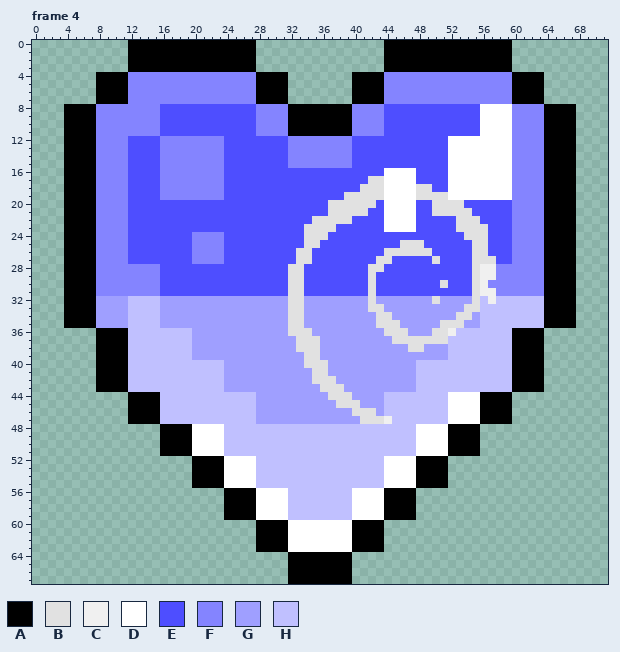
Pixel-art file: Template (28 frames).aseprite. The first picture shows the starting point.
72x68 pixels, 28 frames. Colours within 5 levels of each other are drawn and written as one. Shown: frame 4. The commit also changed other frames, which this record leaves out.
Visible layers, top first: "Base/Shine", "Base/Light" opacity 29%, "Base/Shadow" opacity 4% colour burn, "Base/Outline", "Other Icons/Linux Distros/Debian", "Horizontal Stripes/2 Stripes", "Horizontal Stripes/6 Stripes", "Horizontal Stripes/9 Stripes", "Diagonal Stripes/3 Stripes Left", "Diagonal Stripes/3 Stripes Right".
Palette (. is transparent): A #000000  B #e1e1e1  C #f0f0f0  D #ffffff  E #4e4eff  F #8484ff  G #9f9fff  H #c0c0ff
Pixels before, frame 4 (only the part around the change), first column x 26:
 2 AA................AAAAAAAAAAAAAAAA............
 3 AA................AAAAAAAAAAAAAAAA............
 4 FFAAAA........AAAAFFFFFFFFFFFFFFFFAAAA........
 5 FFAAAA........AAAAFFFFFFFFFFFFFFFFAAAA........
 6 FFAAAA........AAAAFFFFFFFFFFFFFFFFAAAA........
 7 FFAAAA........AAAAFFFFFFFFFFFFFFFFAAAA........
 8 EEFFFFAAAAAAAAFFFFEEEEEEEEEEEEDDDDFFFFAAAA....
 9 EEFFFFAAAAAAAAFFFFEEEEEEEEEEEEDDDDFFFFAAAA....
10 EEFFFFAAAAAAAAFFFFEEEEEEEEEEEEDDDDFFFFAAAA....
11 EEFFFFAAAAAAAAFFFFEEEEEEEEEEEEDDDDFFFFAAAA....
12 EEEEEEFFFFFFFFEEEEEEEEEEEEDDDDDDDDFFFFAAAA....
13 EEEEEEFFFFFFFFEEEEEEEEEEEEDDDDDDDDFFFFAAAA....
14 EEEEEEFFFFFFFFEEEEEEEEEEEEDDDDDDDDFFFFAAAA....
15 EEEEEEFFFFFFFFEEEEEEEEEEEEDDDDDDDDFFFFAAAA....
16 EEEEEEEEEEEEEEEEEEDDDDEEEEDDDDDDDDFFFFAAAA....
17 EEEEEEEEEEEEEEEEBBDDDDEEEEDDDDDDDDFFFFAAAA....
18 EEEEEEEEEEEEEEEBBBDDDDBBEEDDDDDDDDFFFFAAAA....
19 EEEEEEEEEEEEEBBBBBDDDDBBBBDDDDDDDDFFFFAAAA....
20 EEEEEEEEEEEBBBBBBEDDDDEEBBBBEEEEEEFFFFAAAA....
21 EEEEEEEEEEEBBBBBEEDDDDEEBBBBBEEEEEFFFFAAAA....
22 EEEEEEEEEBBBBBEEEEDDDDEEEEEBBBEEEEFFFFAAAA....
23 EEEEEEEEBBBBEEEEEEDDDDEEEEEBBBBEEEFFFFAAAA....
24 EEEEEEEEBBBEEEEEEEEEEEEEEEEEBBBEEEFFFFAAAA....
25 EEEEEEEEBBEEEEEEEEEEBBBEEEEEEBBEEEFFFFAAAA....
26 EEEEEEEBBEEEEEEEEEBBBBBBEEEEEBBEEEFFFFAAAA....
27 EEEEEEEBBEEEEEEEEBBEEEEEBEEEEBBBEEFFFFAAAA....
28 EEEEEEBBEEEEEEEEBBEEEEEEEEEEEBCCFFFFFFAAAA....
29 EEEEEEBBEEEEEEEEBEEEEEEEEEEEEBCCFFFFFFAAAA....
30 EEEEEEBBEEEEEEEEBEEEEEEEEBEEEBCFFFFFFFAAAA....
31 EEEEEEBBEEEEEEEEBEEEEEEEEEEEEBCCFFFFFFAAAA....
32 GGGGGGBBGGGGGGGGBGGGGGGGBGGGGBHCHHHHHHAAAA....
33 GGGGGGBBGGGGGGGGBBGGGGGGGGGGBBHHHHHHHHAAAA....
34 GGGGGGBBGGGGGGGGGBBGGGGGGGGBBGHHHHHHHHAAAA....
35 GGGGGGBBGGGGGGGGGBBBGGGGGBBBGGHHHHHHHHAAAA....
36 GGGGGGBBBGGGGGGGGGBBBGGGBBCHHHHHHHAAAA........
37 GGGGGGGBBBGGGGGGGGGBBBBBBBHHHHHHHHAAAA........
38 GGGGGGGBBBGGGGGGGGGGGBBGGGHHHHHHHHAAAA........
39 GGGGGGGGBBGGGGGGGGGGGGGGGGHHHHHHHHAAAA........
40 GGGGGGGGBBBGGGGGGGGGGGHHHHHHHHHHHHAAAA........
41 GGGGGGGGGBBGGGGGGGGGGGHHHHHHHHHHHHAAAA........
42 GGGGGGGGGBBBGGGGGGGGGGHHHHHHHHHHHHAAAA........
43 GGGGGGGGGGBBBGGGGGGGGGHHHHHHHHHHHHAAAA........
44 HHGGGGGGGGGBBBGGGGHHHHHHHHDDDDAAAA............
45 HHGGGGGGGGGGBBBGGGHHHHHHHHDDDDAAAA............
46 HHGGGGGGGGGGGGBBBGHHHHHHHHDDDDAAAA............
47 HHGGGGGGGGGGGGGBBBCHHHHHHHDDDDAAAA............
48 HHHHHHHHHHHHHHHHHHHHHHDDDDAAAA................
49 HHHHHHHHHHHHHHHHHHHHHHDDDDAAAA................
50 HHHHHHHHHHHHHHHHHHHHHHDDDDAAAA................
51 HHHHHHHHHHHHHHHHHHHHHHDDDDAAAA................
52 DDHHHHHHHHHHHHHHHHDDDDAAAA....................
53 DDHHHHHHHHHHHHHHHHDDDDAAAA....................
54 DDHHHHHHHHHHHHHHHHDDDDAAAA....................
After:
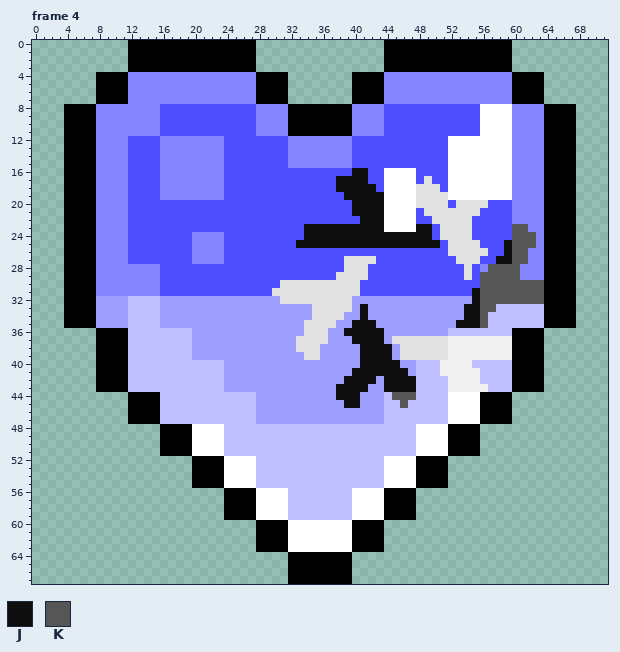
Colours new in this view: J #0e0e0e  K #565656
Diff:
layer "Other Icons/Linux Distros/Debian" now hidden
layer "Other Icons/Linux Distros/NixOS" added
Frame 4:
y 16: x 40..41 EE -> JJ
y 17: x 38..43 EEEEBB -> JJJJEE; x 49 E -> B
y 18: x 38..43 EEEBBB -> JJJJJE; x 50 E -> B
y 19: x 39..43 BBBBB -> JJJJJ
y 20: x 37..43 BBBBBBE -> EEEJJJJ; x 48..49 EE -> BB; x 52 B -> E; x 54..56 EEE -> BBB
y 21: x 37..43 BBBBBEE -> EEEJJJJ; x 49 E -> B; x 55 E -> B
y 22: x 35..39 BBBBB -> EEEEE; x 41..43 EEE -> JJJ; x 50..52 EEE -> BBB; x 55 B -> E
y 23: x 34..43 BBBBEEEEEE -> JJJJJJJJJJ; x 48..49 EE -> JJ; x 51..52 EE -> BB; x 55..56 BB -> EE; x 60..61 FF -> KK
y 24: x 34..49 BBBEEEEEEEEEEEEE -> JJJJJJJJJJJJJJJJ; x 51..53 EEE -> BBB; x 55..56 BB -> EE; x 60..62 FFF -> KKK
y 25: x 33..50 EBBEEEEEEEEEEBBBEE -> JJJJJJJJJJJJJJJJJJ; x 52..54 EEE -> BBB; x 56 B -> E; x 59..62 EFFF -> JKKK
y 26: x 33..34 BB -> EE; x 44..49 BBBBBB -> EEEEEE; x 52..54 EEE -> BBB; x 59..61 EFF -> JKK
y 27: x 33..34 BB -> EE; x 39..44 EEEEBB -> BBBBEE; x 50 B -> E; x 53..54 EE -> BB; x 56..61 BBEEFF -> EEJJKK
y 28: x 32..33 BB -> EE; x 39..43 EEEBB -> BBBEE; x 54..60 EBCCFFF -> BEFKKKK
y 29: x 32..33 BB -> EE; x 38..42 EEEEB -> BBBBE; x 54..60 EBCCFFF -> BEKKKKK
y 30: x 31 E -> B; x 34..40 EEEEEEE -> BBBBBBB; x 42 B -> E; x 51 B -> E; x 55..63 BCFFFFFFF -> EKKKKKKKK
y 31: x 30..31 EE -> BB; x 34..40 EEEEEEE -> BBBBBBB; x 42 B -> E; x 55..63 BCCFFFFFF -> JKKKKKKKK
y 32: x 31 G -> B; x 34..39 GGGGGG -> BBBBBB; x 42 B -> G; x 50 B -> G; x 55..63 BHCHHHHHH -> JKKKKKKKK
y 33: x 32..33 BB -> GG; x 35..39 GGGGG -> BBBBB; x 41..43 GBB -> JGG; x 54..57 BBHH -> JJKK
y 34: x 32..33 BB -> GG; x 35..38 GGGG -> BBBB; x 41 G -> J; x 43..44 BB -> GG; x 53..56 BBGH -> GJJK
y 35: x 32..37 BBGGGG -> GGBBBB; x 40..45 GGGBBB -> JJJGGG; x 51..56 BBBGGH -> GGJJJK
y 36: x 32..33 BB -> GG; x 35..36 GG -> BB; x 39..46 GGGGGBBB -> JJJJJGGG; x 50..52 BBC -> GGH
y 37: x 36 G -> B; x 40..43 GGGG -> JJJJ; x 52..59 HHHHHHHH -> CCCCCCCC
y 38: x 41..44 GGGG -> JJJJ; x 46 G -> B; x 49..59 GGGHHHHHHHH -> BBBCCCCCCCC
y 39: x 41..44 GGGG -> JJJJ; x 46..59 GGGGGGHHHHHHHH -> BBBBBBCCCCCCCC
y 40: x 34..36 BBB -> GGG; x 41..45 GGGGG -> JJJJJ; x 51..54 HHHH -> CCCC
y 41: x 35..36 BB -> GG; x 40..46 GGGGGGG -> JJJJJJJ; x 51..55 HHHHH -> CCCCC
y 42: x 35..37 BBB -> GGG; x 39..42 GGGG -> JJJJ; x 44..47 GGGG -> JJJJ; x 52..55 HHHH -> CCCC
y 43: x 36..41 BBBGGG -> GGJJJJ; x 44..47 GGGG -> JJJJ; x 52..56 HHHHH -> CCCCC
y 44: x 37..40 BBBG -> GJJJ; x 45..47 HHH -> KKK
y 45: x 38..40 BBB -> GJJ; x 46 H -> K
y 46: x 40..42 BBB -> GGG
y 47: x 41..44 BBBC -> GGGH
Pixel boxes of the changes (left, top, right, bottom) in both pictures:
changed: (272, 168, 544, 424)
